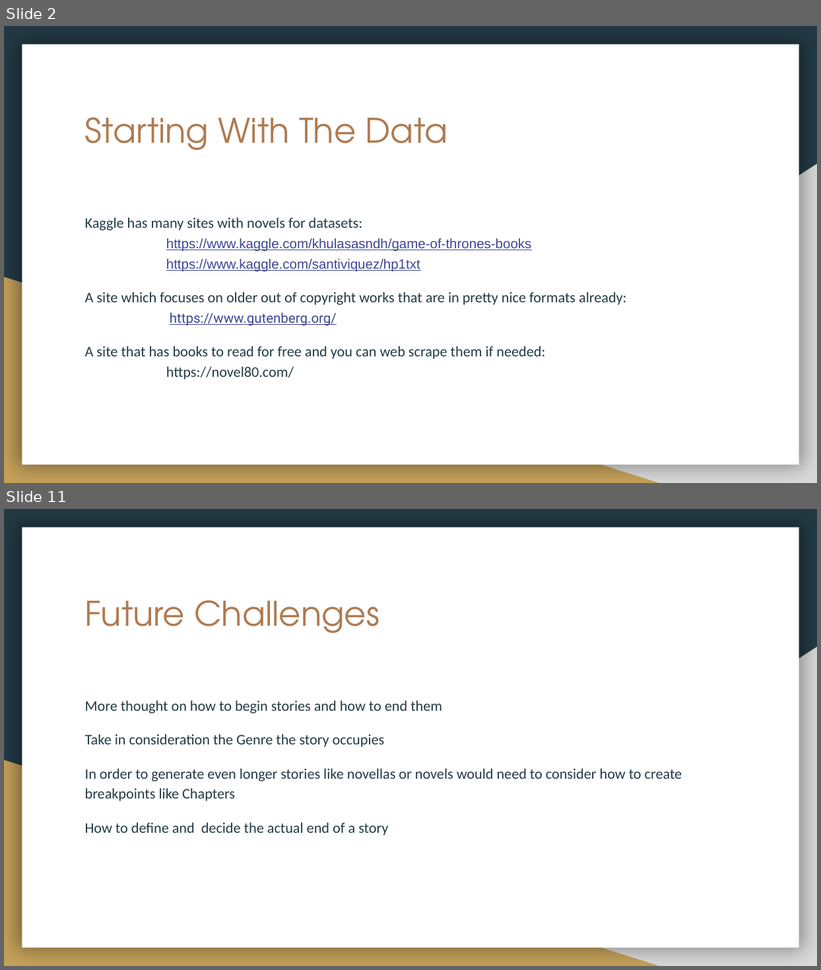
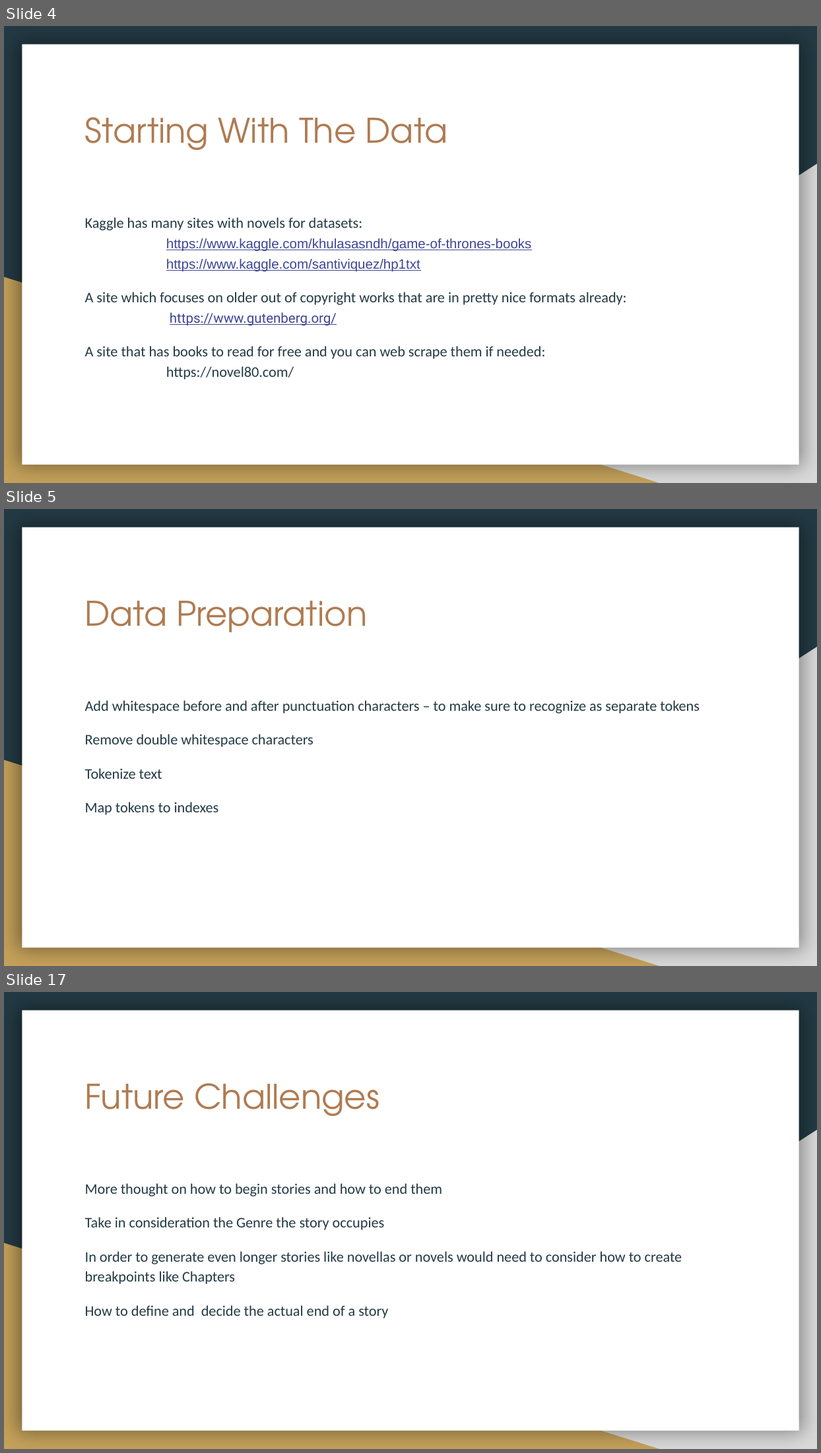
Before and after one commit to dbetzel/Springboard, a slide deck: Capstone3/Capstone3Final/Natural Language Generation Capstone 3.pptx. Shown one above the other, each under a label of ours: slides 2 and 11 before the commit, slides 4, 5 and 17 after it; the slides between them are not shown. The pictures are 821x970 and 821x1453 pixels, drawn with LibreOffice and Linux fonts; fonts in the diff are those of the drawing. Boxes give left, top, right and bottom in pixels: in the first picture for what was removed or moved away, otherwise in the second. Text is boxed around its words. In the diff, an @@ line names an element or a change of style, - is before the commit and + after.

```diff
--- a/Capstone3/Capstone3Final/Natural Language Generation Capstone 3.pptx
+++ b/Capstone3/Capstone3Final/Natural Language Generation Capstone 3.pptx
@@ slide 5 added at (x1=4, y1=509, x2=817, y2=966), background #233A44; not listed: 3 template elements that a slide beside it also shows @@
@@ title added at (x1=85, y1=601, x2=367, y2=632), 30 pt, text #AF7B51 @@
+Data Preparation
@@ text added at (x1=85, y1=700, x2=700, y2=815), 13 pt, text #233A44 @@
+Add whitespace before and after punctuation characters – to make sure to recognize as separate tokens
+Remove double whitespace characters
+Tokenize text
+Map tokens to indexes
@@ what was slide 2 is now slide 4 @@
@@ what was slide 11 is now slide 17 @@
```
Also in this commit, not shown: 4 slides changed, 9 other slides added, 4 slides removed.
